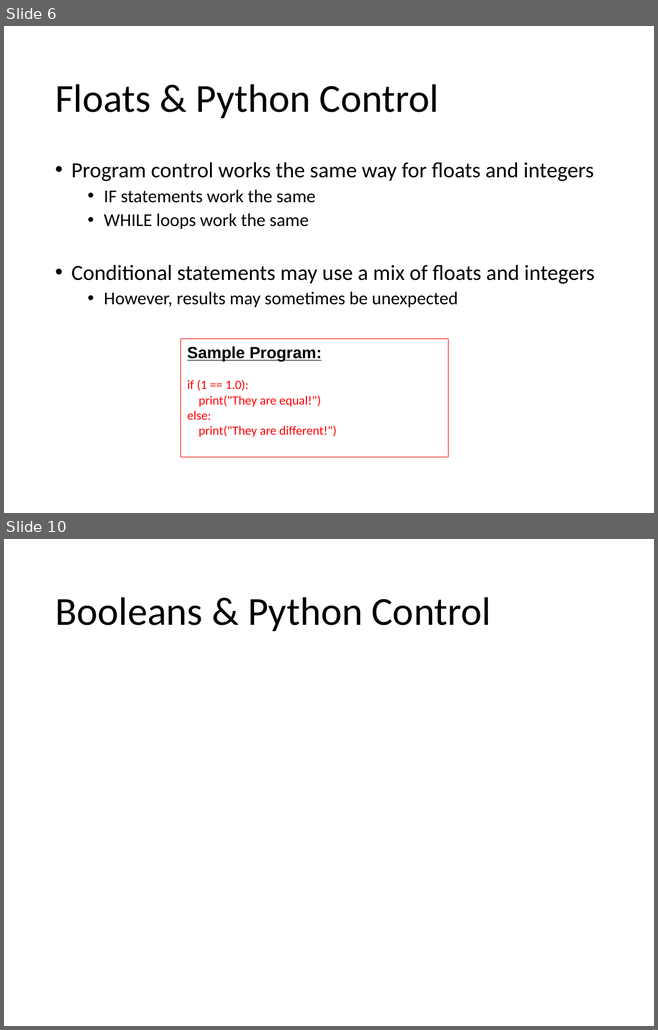
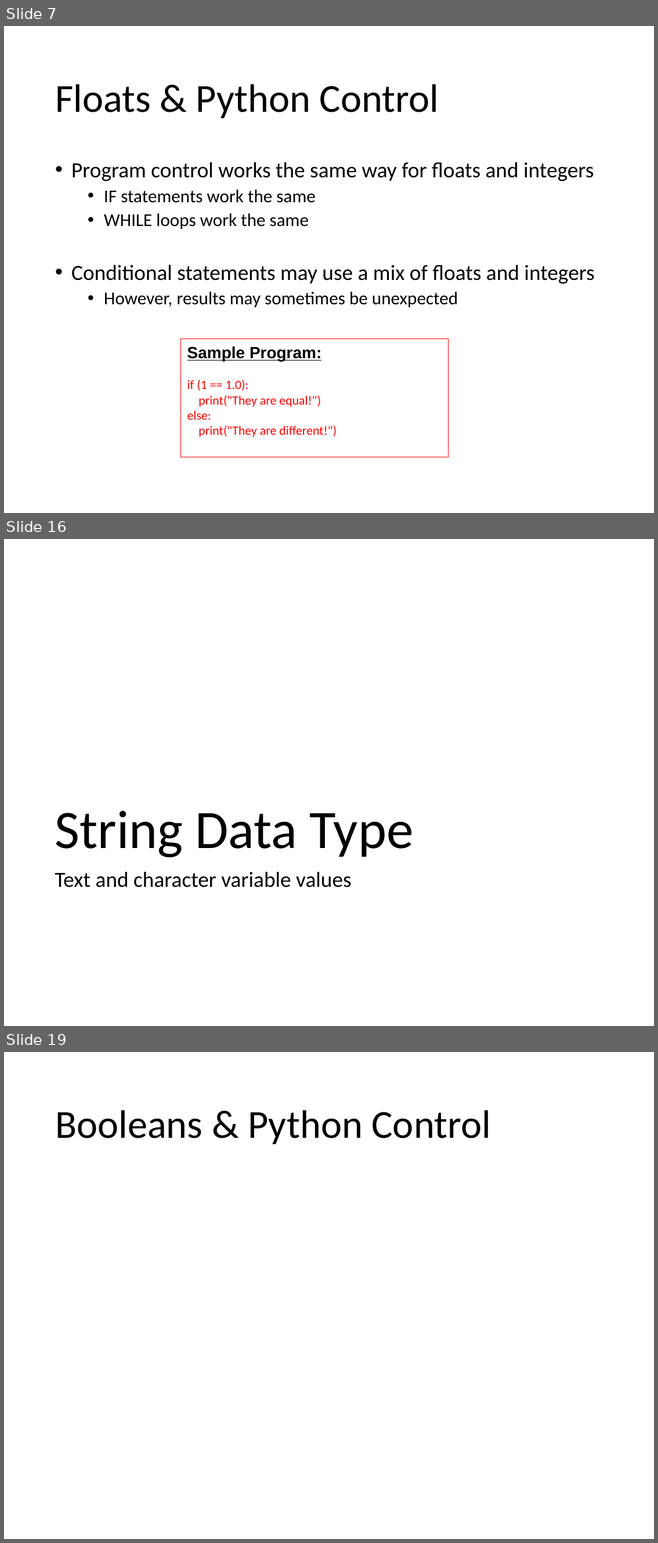
Before and after one commit to Greg5519/ICS2O0, a slide deck: Topic B Programming Introduction/B.4 Lesson - Python More Variables.pptx. Shown one above the other, each under a label of ours: slides 6 and 10 before the commit, slides 7, 16 and 19 after it; the slides between them are not shown. The pictures are 658x1030 and 658x1543 pixels, drawn with LibreOffice and Linux fonts; fonts in the diff are those of the drawing. Boxes give left, top, right and bottom in pixels: in the first picture for what was removed or moved away, otherwise in the second. Text is boxed around its words. In the diff, an @@ line names an element or a change of style, - is before the commit and + after.

```diff
--- a/Topic B Programming Introduction/B.4 Lesson - Python More Variables.pptx
+++ b/Topic B Programming Introduction/B.4 Lesson - Python More Variables.pptx
@@ slide 16 added at (4,539,654,1026), background #FFFFFF @@
@@ title added at (55,810,413,857), 60 pt, text #000000 @@
+String Data Type
@@ text added at (55,872,351,888), 24 pt, text #000000 @@
+Text and character variable values
@@ what was slide 6 is now slide 7 @@
@@ what was slide 10 is now slide 19 @@
```
Also in this commit, not shown: 2 slides changed, 8 other slides added, 1 slide removed, 1 other file.
